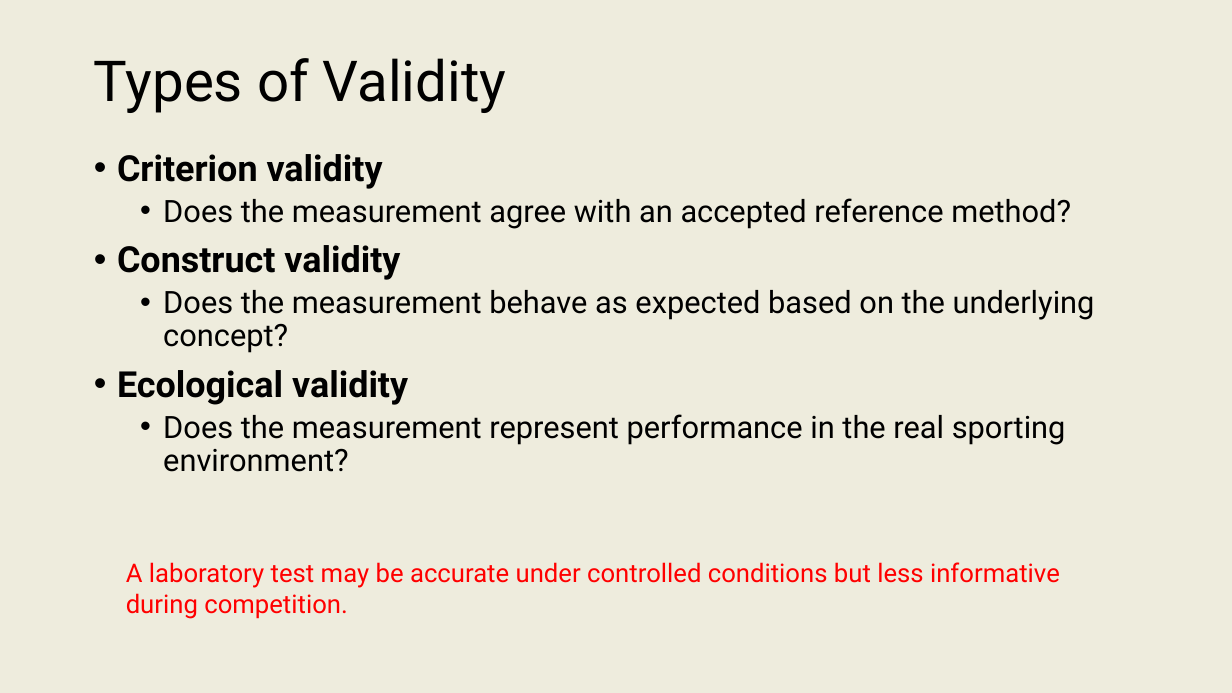
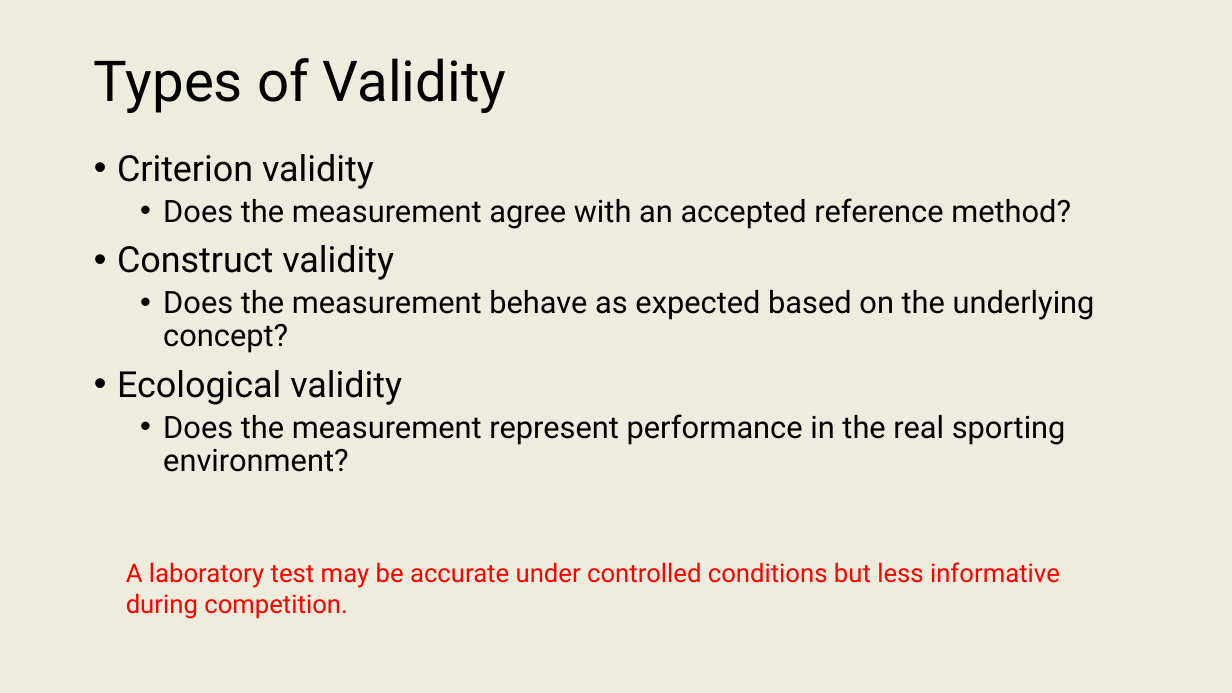
Before and after one commit to onishisaryu/HES-3000-Sports-Data-Analytics, a slide deck: slide 10 of pptx/Lecture5.pptx. Drawn at 1232x693 pixels with LibreOffice and Linux fonts; fonts in the diff are those of the drawing. Boxes give left, top, right and bottom in pixels: in the first picture for what was removed or moved away, otherwise in the second. Text is boxed around its words. In the diff, an @@ line names an element or a change of style, - is before the commit and + after.

```diff
--- a/pptx/Lecture5.pptx
+++ b/pptx/Lecture5.pptx
@@ text at <box>117,154,402,405</box>: bold off in "Criterion validity", "Construct validity", "Ecological validity" @@
```
Also in this commit, not shown: 9 other slides changed, 10 slides added.
